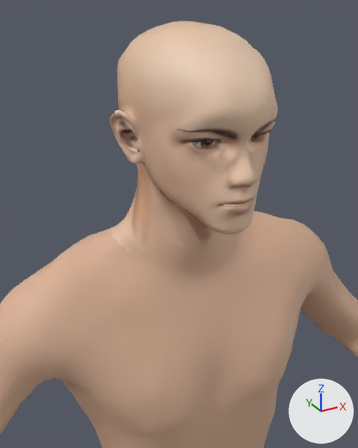
A saved change to the glTF model head_base/v5/head_base_v5_tex.glb.
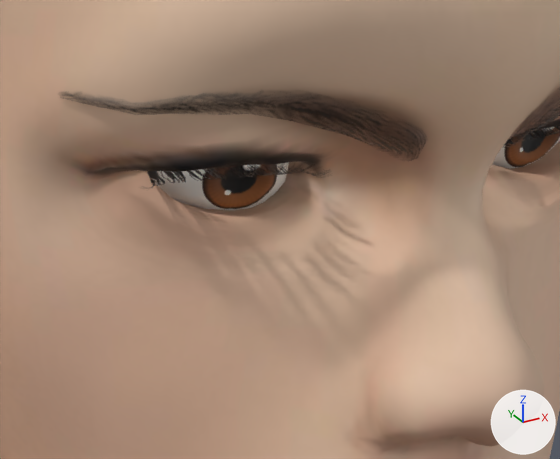
Old and new are each drawn from a 50 mm lens placed at (-0.2856, -0.5308, 1.6823), pointed at (-0.0686, -0.1362, 1.485) and again close up on the part from 47% to 73% of the width and 25% to 42% of the height. Lighting does not change. The marker at lower right points along +X, +Y and +Z. The older version's two pictures come first. Where no turn or scale is listed for an object, it has been applied to the vertices. Vertices at exactly the same position are counted once.

Objects in the first close-up: 'body', 'brows', 'eye_L', 'eye_R', 'lashes'.
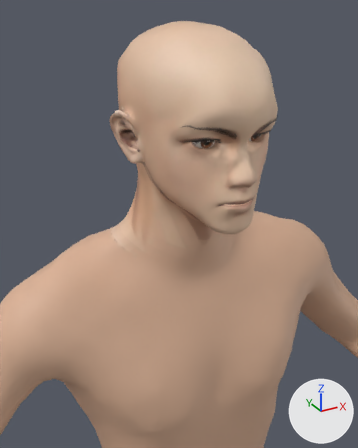
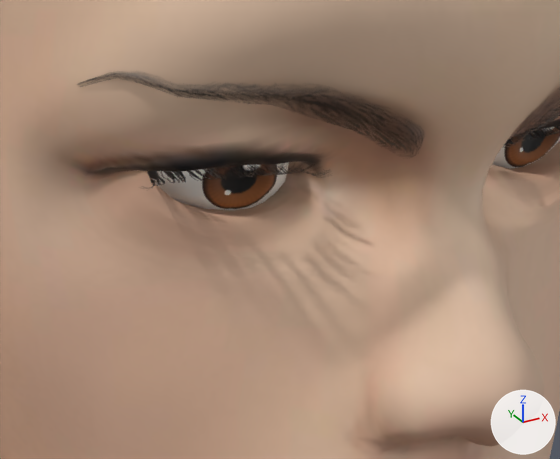
Diff of the bpy script that builds the scene:
```diff
--- a/head_base/v5/head_base_v5_tex.glb.py
+++ b/head_base/v5/head_base_v5_tex.glb.py
@@ me_eyebrow004 @@
 # used by ob_brows; location = (0.0, 0.0, 0.0)
-me_eyebrow004.from_pydata(...)  # 124 vertices, 192 faces; spans x -0.0592..0.0576, y -0.1471..-0.1138, z 1.5621..1.5799
+me_eyebrow004.from_pydata(...)  # 124 vertices, 192 faces; spans x -0.0578..0.0576, y -0.1471..-0.1163, z 1.5623..1.5799
+# me_eyebrow004 part 1: 62 of 124 vertices moved; they spanned x -0.0592..-0.0074, y -0.1459..-0.1138, z 1.5621..1.5774 and now span x -0.0578..-0.0078, y -0.1467..-0.1164, z 1.5627..1.5799; mean shift (0.0016, -0.003, 0.0021); largest move (-0.0553, -0.1213, 1.573) -> (-0.0515, -0.1271, 1.5776)
 me_eyebrow004.materials.append(mat_body_eyebrow004)
```

Boxes (x1, y1, x2, y2) around the edits, measured in the close-ups (560 x 459 px; the box of a moved part takes in the faces that stretch with it):
'brows', reshaped: before (65, 94, 560, 158); after (83, 73, 560, 154)
part 1 of me_eyebrow004, moved or reshaped: before (65, 94, 426, 158); after (83, 73, 423, 154)
